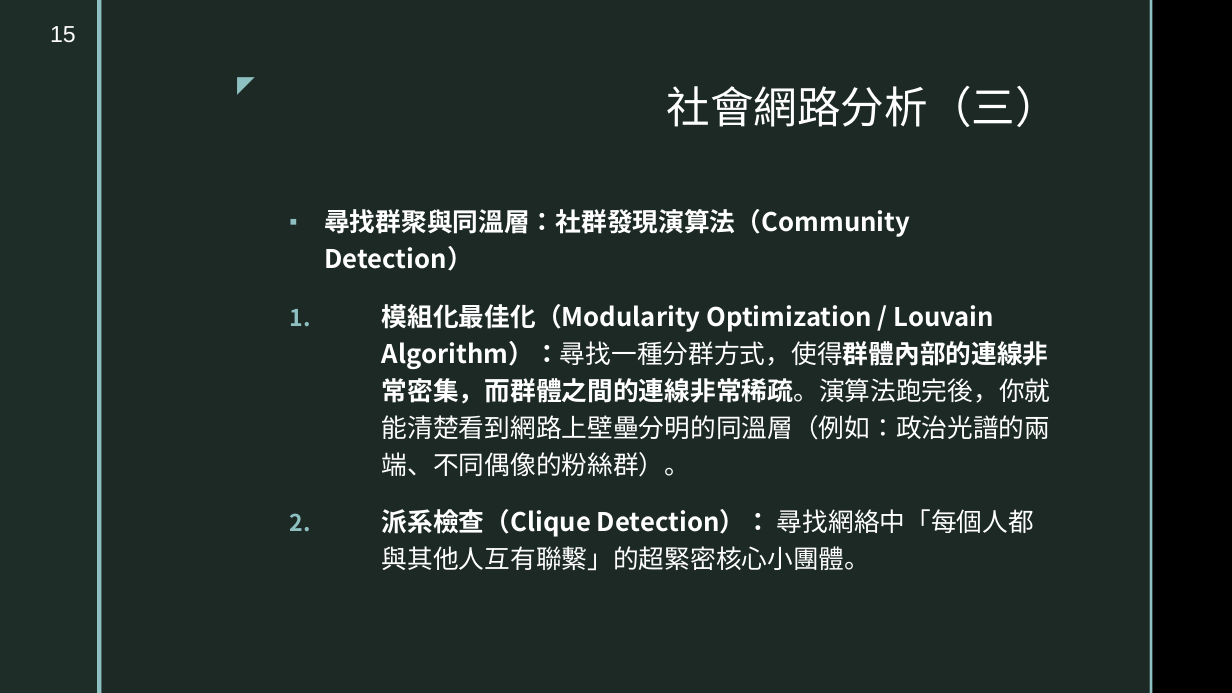
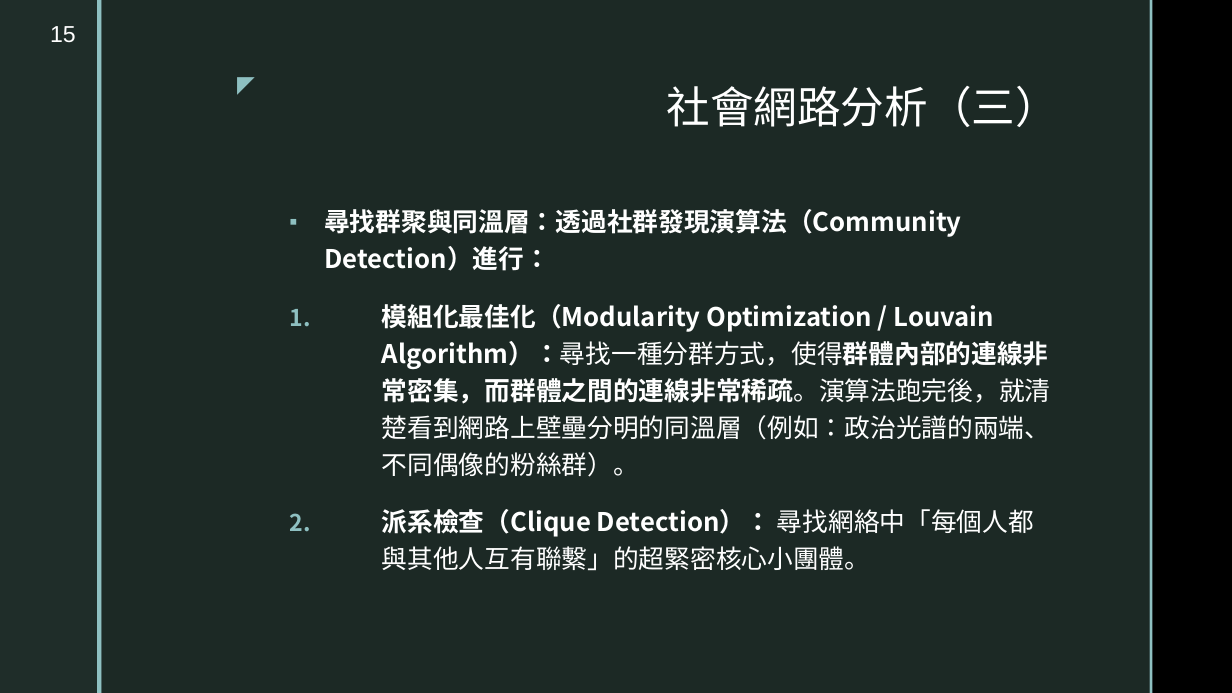
Before and after one commit to TsaiChiahung/PublicOpinion2026, a slide deck: slide 15 of 投影片/民意與調查Week12.pptx. Drawn at 1232x693 pixels with LibreOffice and Linux fonts; fonts in the diff are those of the drawing; background and template pictures are left out. Boxes give left, top, right and bottom in pixels: in the first picture for what was removed or moved away, otherwise in the second. Text is boxed around its words. In the diff, an @@ line names an element or a change of style, - is before the commit and + after.

```diff
--- a/投影片/民意與調查Week12.pptx
+++ b/投影片/民意與調查Week12.pptx
@@ text at box(324, 209, 1051, 477): text changed @@
-▪ 尋找群聚與同溫層：社群發現演算法（Community Detection）
-1. 模組化最佳化（Modularity Optimization / Louvain Algorithm）：尋找一種分群方式，使得群體內部的連線非常密集，而群體之間的連線非常稀疏。演算法跑完後，你就能清楚看到網路上壁壘分明的同溫層（例如：政治光譜的兩端、不同偶像的粉絲群）。
+▪ 尋找群聚與同溫層：透過社群發現演算法（Community Detection）進行：
+1. 模組化最佳化（Modularity Optimization / Louvain Algorithm）：尋找一種分群方式，使得群體內部的連線非常密集，而群體之間的連線非常稀疏。演算法跑完後，就清楚看到網路上壁壘分明的同溫層（例如：政治光譜的兩端、不同偶像的粉絲群）。
```
Also in this commit, not shown: 2 other slides changed.
